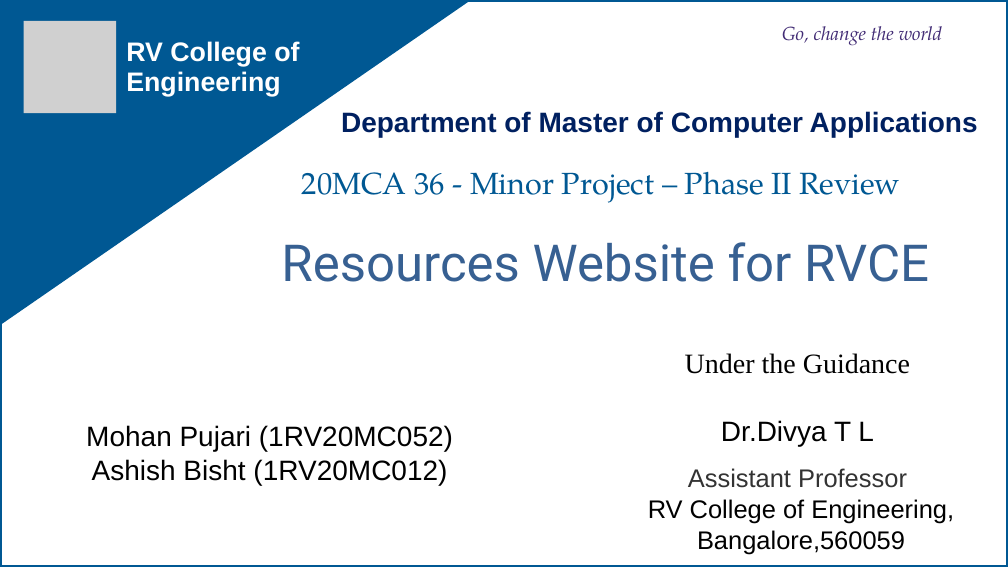
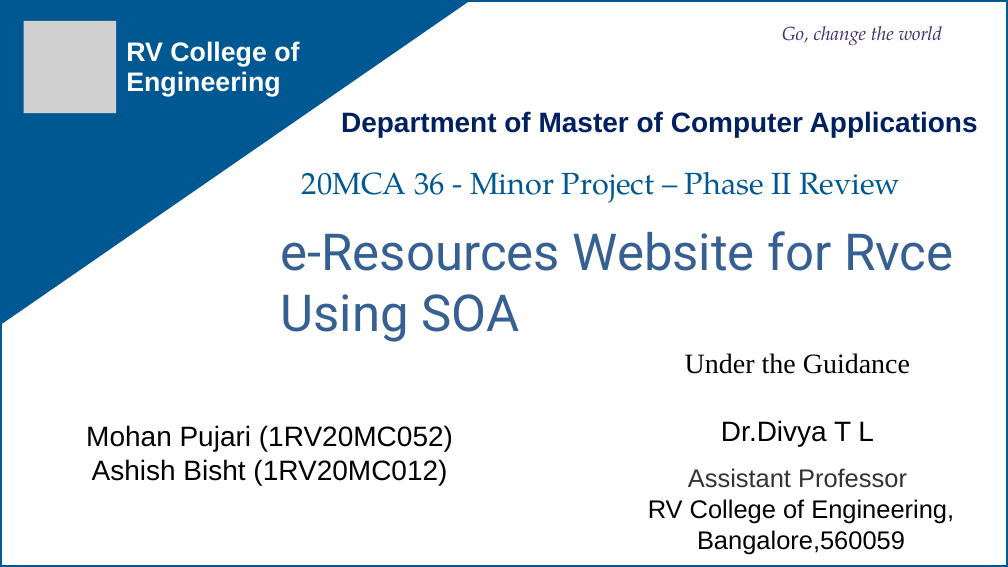
Before and after one commit to mohanrockz/Minor-Project, a slide deck: slide 1 of 20mca36-Minor Project_Phase 2_template11.ppt. Drawn at 1008x567 pixels with LibreOffice and Linux fonts; fonts in the diff are those of the drawing; grey boxes stand for pictures; background and template pictures are left out. Boxes give left, top, right and bottom in pixels: in the first picture for what was removed or moved away, otherwise in the second. Text is boxed around its words. In the diff, an @@ line names an element or a change of style, - is before the commit and + after.

```diff
--- a/20mca36-Minor Project_Phase 2_template11.ppt
+++ b/20mca36-Minor Project_Phase 2_template11.ppt
@@ text at box(280, 231, 953, 342): text changed @@
-Resources Website for RVCE
+e-Resources Website for Rvce Using SOA
```
Also in this commit, not shown: 7 other slides changed, 3 slides added, 1 slide removed.
